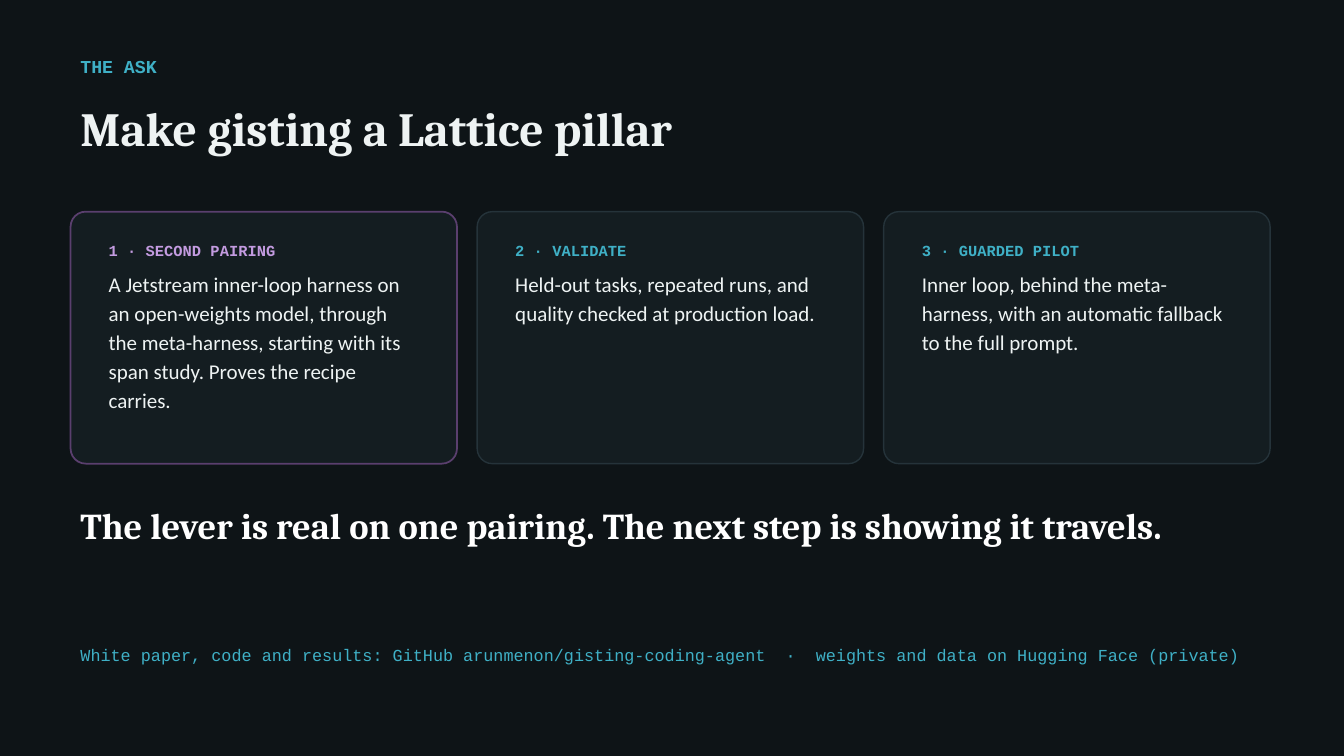
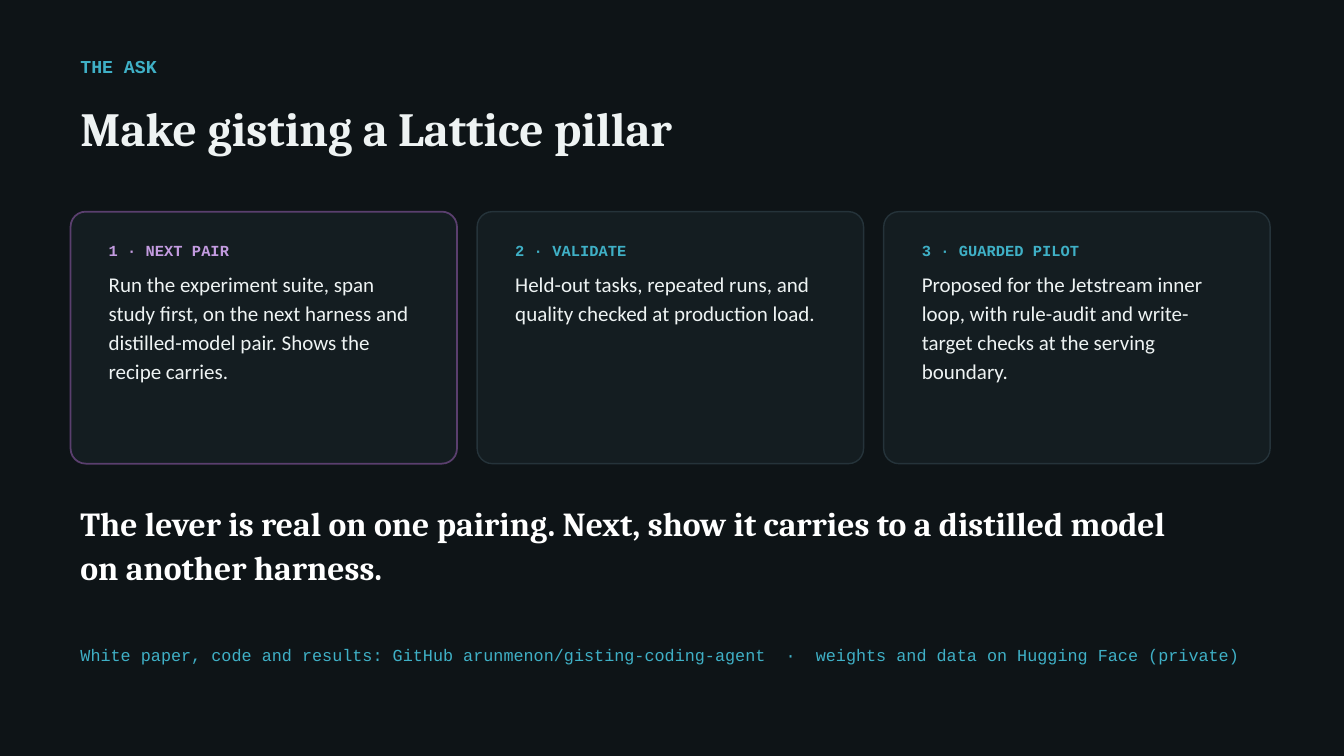
Before and after one commit to arunmenon/gisting-coding-agent, a slide deck: slide 12 of Gisting-CTO-deck.pptx. Drawn at 1344x756 pixels with LibreOffice and Linux fonts; fonts in the diff are those of the drawing. Boxes give left, top, right and bottom in pixels: in the first picture for what was removed or moved away, otherwise in the second. Text is boxed around its words. In the diff, an @@ line names an element or a change of style, - is before the commit and + after.

Commit message:
Deck: remove inferred pillar integrations; keep distil-then-gist as the one synergy, inner loop as a proposal, span study per harness and distilled-model pair

```diff
--- a/Gisting-CTO-deck.pptx
+++ b/Gisting-CTO-deck.pptx
@@ text at [109, 246, 408, 383]: text changed @@
-1 · SECOND PAIRING
-A Jetstream inner-loop harness on an open-weights model, through the meta-harness, starting with its span study. Proves the recipe carries.
+1 · NEXT PAIR
+Run the experiment suite, span study first, on the next harness and distilled-model pair. Shows the recipe carries.
@@ text at [922, 277, 1203, 383]: text changed @@
-Inner loop, behind the meta-harness, with an automatic fallback to the full prompt.
+Proposed for the Jetstream inner loop, with rule-audit and write-target checks at the serving boundary.
@@ text at [80, 512, 1166, 581]: text changed; size 26 to 24 pt @@
-The lever is real on one pairing. The next step is showing it travels.
+The lever is real on one pairing. Next, show it carries to a distilled model on another harness.
```
Also in this commit, not shown: 5 other slides changed, 3 slides added, 3 slides removed, 3 other files.
